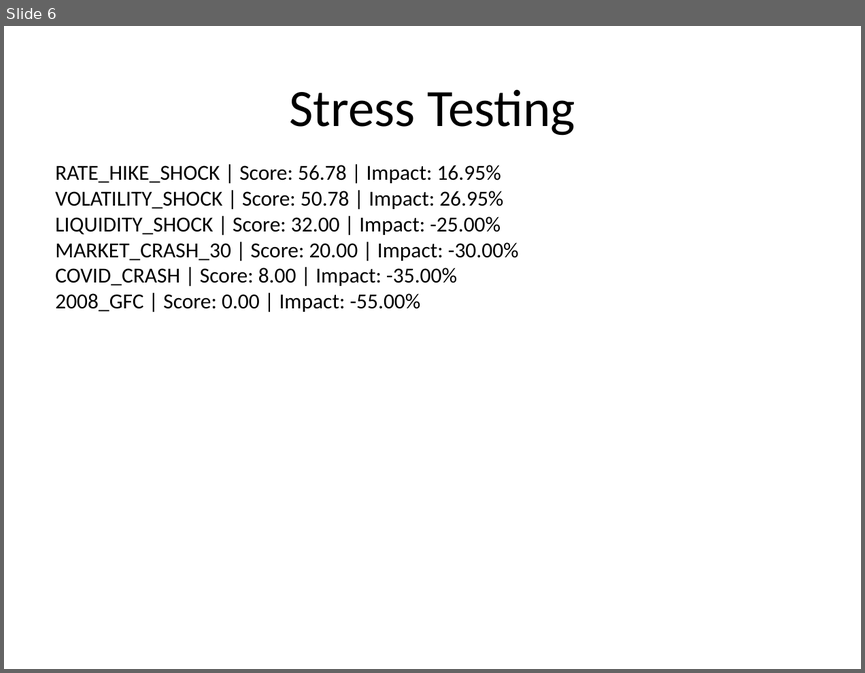
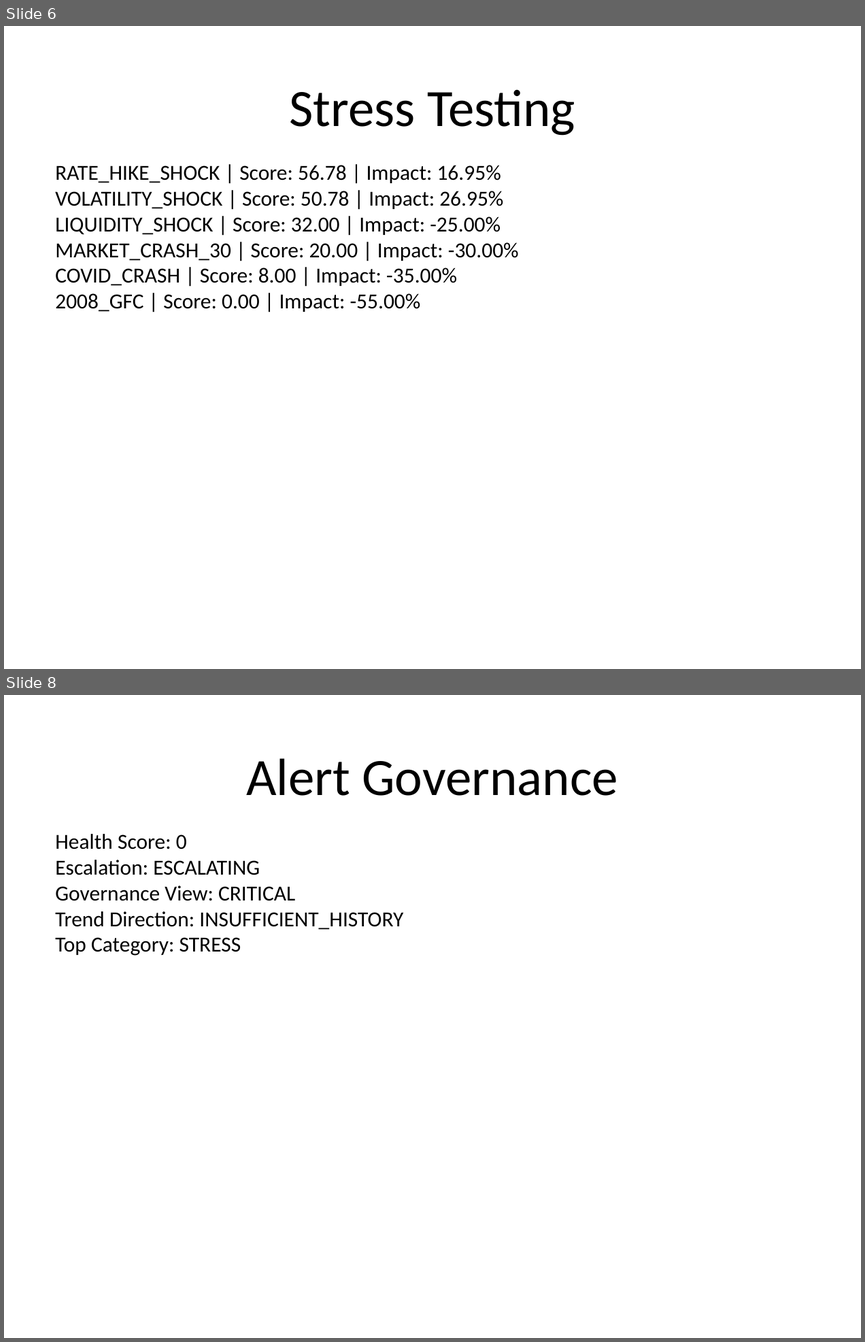
Before and after one commit to sakshinekkala28/Institutional_Quant_Platform, a slide deck: data/reports/investment_committee_presentation.pptx. Shown one above the other, each under a label of ours: slide 6 before the commit, slides 6 and 8 after it; the slides between them are not shown. The pictures are 865x673 and 865x1342 pixels, drawn with LibreOffice and Linux fonts; fonts in the diff are those of the drawing. Boxes give left, top, right and bottom in pixels: in the first picture for what was removed or moved away, otherwise in the second. Text is boxed around its words. In the diff, an @@ line names an element or a change of style, - is before the commit and + after.

```diff
--- a/data/reports/investment_committee_presentation.pptx
+++ b/data/reports/investment_committee_presentation.pptx
@@ slide 8 added at bbox=[4, 695, 861, 1338], background #FFFFFF @@
@@ title added at bbox=[246, 758, 617, 796], 44 pt, text #000000 @@
+Alert Governance
@@ text added at bbox=[55, 834, 403, 955], 18 pt, text #000000 @@
+Health Score: 0
+Escalation: ESCALATING
+Governance View: CRITICAL
+Trend Direction: INSUFFICIENT_HISTORY
+Top Category: STRESS
```
Also in this commit, not shown: 2 slides changed, 1 other slide added, 1 slide removed, 9 other files.
